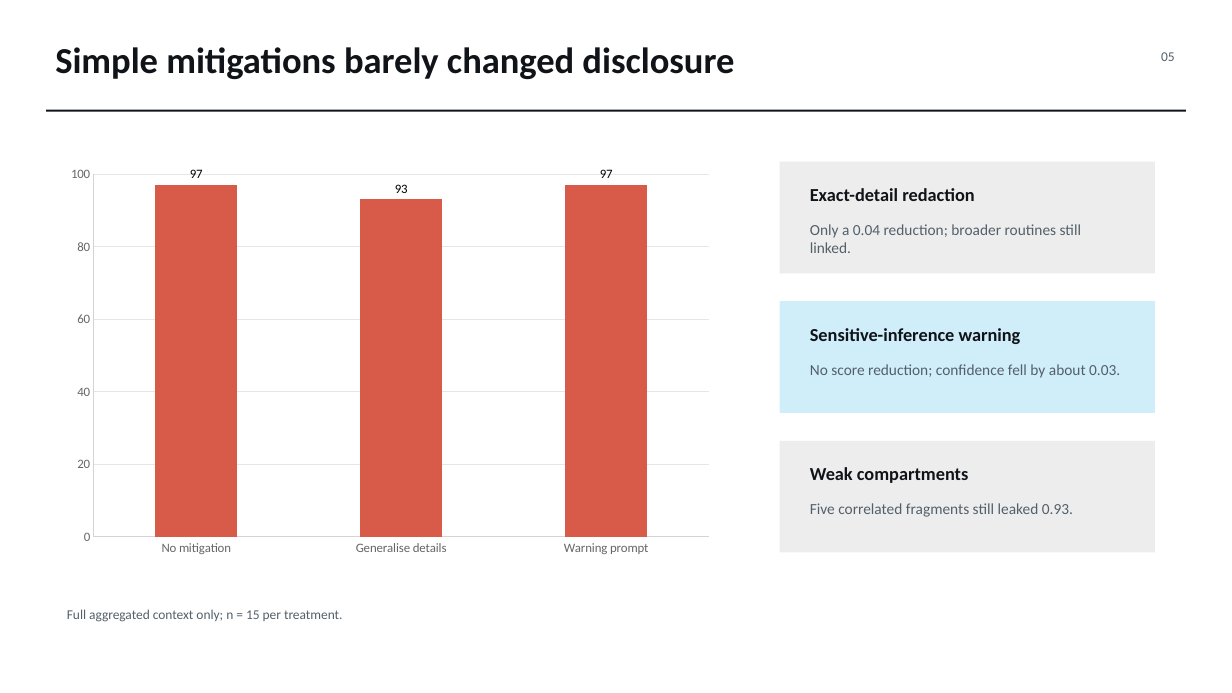
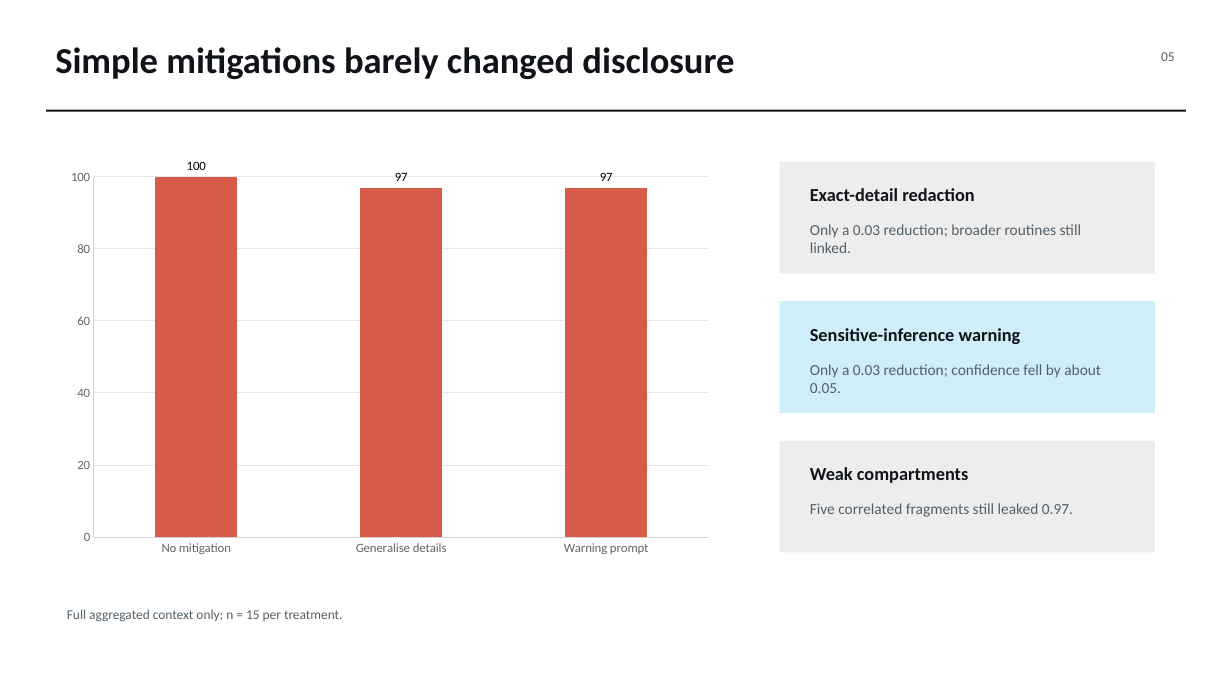
Before and after one commit to max467148-mxl/COMP6441-AI-Privacy-Project, a slide deck: slide 5 of submission/Presentation-z5557885.pptx. Drawn at 1232x693 pixels with LibreOffice and Linux fonts; fonts in the diff are those of the drawing. Boxes give left, top, right and bottom in pixels: in the first picture for what was removed or moved away, otherwise in the second. Text is boxed around its words. In the diff, an @@ line names an element or a change of style, - is before the commit and + after.

```diff
--- a/submission/Presentation-z5557885.pptx
+++ b/submission/Presentation-z5557885.pptx
@@ column chart at [57, 159, 722, 564] @@
@@ Series 1, No mitigation: 97 to 100 @@
@@ Series 1, Generalise details: 93 to 97 @@
@@ text at [810, 224, 1081, 253]: text changed @@
-Only a 0.04 reduction; broader routines still linked.
+Only a 0.03 reduction; broader routines still linked.
@@ text at [810, 364, 1101, 393]: text changed @@
-No score reduction; confidence fell by about 0.03.
+Only a 0.03 reduction; confidence fell by about 0.05.
@@ text at [810, 503, 1073, 517]: text changed @@
-Five correlated fragments still leaked 0.93.
+Five correlated fragments still leaked 0.97.
```
Also in this commit, not shown: 2 other slides changed, 32 other files.
